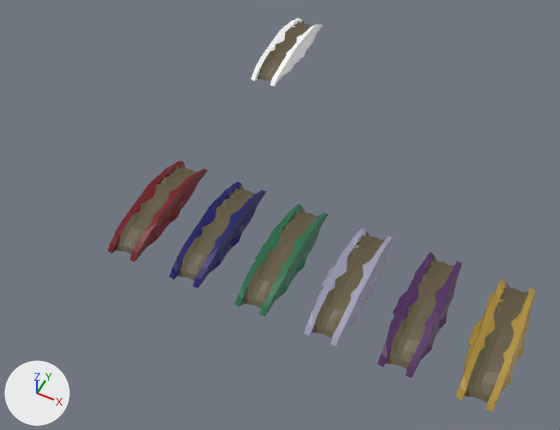
A saved change to the Blender file src/road.blend.
Camera for both pictures: a 50 mm lens placed at (2.08, -3.38, 3.49), pointed at (0.57, -0.37, -0.27). Lighting does not change. The marker at lower left points along +X, +Y and +Z. Objects named as collision shapes, trigger or cutter boxes, shadow casters or lower levels of detail are left out.

Before the edit, the objects in view are built like this:
```python
ob_cylindermaster = bpy.data.objects.new('CylinderMaster', me_cylinder)
ob_cylindermaster.location = (0.0, 0.915, 0.0)
ob_cylindermaster.rotation_euler = (0.0, 1.571, 0.0)  # degrees (0, 90, 0)
ob_cylindermaster.scale = (0.692, 1.0, 0.631)
ob_roadblue = bpy.data.objects.new('RoadBlue', me_cylinder_002)
ob_roadblue.location = (0.0, -0.858, 0.0)
ob_roadblue.rotation_euler = (0.0, 1.571, 0.0)  # degrees (0, 90, 0)
ob_roadblue.scale = (0.692, 1.0, 0.631)
ob_roadgreen = bpy.data.objects.new('RoadGreen', me_cylinder_003)
ob_roadgreen.location = (0.0, -0.858, 0.0)
ob_roadgreen.rotation_euler = (0.0, 1.571, 0.0)  # degrees (0, 90, 0)
ob_roadgreen.scale = (0.692, 1.0, 0.631)
ob_roadpurple = bpy.data.objects.new('RoadPurple', me_cylinder_005)
ob_roadpurple.location = (0.0, -0.858, 0.0)
ob_roadpurple.rotation_euler = (0.0, 1.571, 0.0)  # degrees (0, 90, 0)
ob_roadpurple.scale = (0.692, 1.0, 0.631)
ob_roadred = bpy.data.objects.new('RoadRed', me_cylinder_001)
ob_roadred.location = (0.0, -0.858, 0.0)
ob_roadred.rotation_euler = (0.0, 1.571, 0.0)  # degrees (0, 90, 0)
ob_roadred.scale = (0.692, 1.0, 0.631)
ob_roadwhite = bpy.data.objects.new('RoadWhite', me_cylinder_004)
ob_roadwhite.location = (0.0, -0.858, 0.0)
ob_roadwhite.rotation_euler = (0.0, 1.571, 0.0)  # degrees (0, 90, 0)
ob_roadwhite.scale = (0.692, 1.0, 0.631)
ob_roadyellow = bpy.data.objects.new('RoadYellow', me_cylinder_006)
ob_roadyellow.location = (0.0, -0.858, 0.0)
ob_roadyellow.rotation_euler = (0.0, 1.571, 0.0)  # degrees (0, 90, 0)
ob_roadyellow.scale = (0.692, 1.0, 0.631)
```
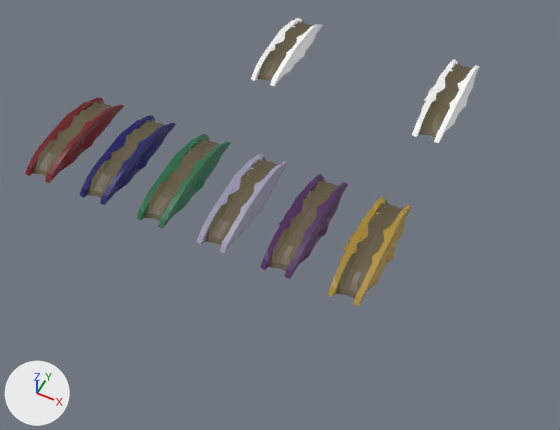
Diff of the bpy script that builds the scene:
```diff
--- a/src/road.blend.py
+++ b/src/road.blend.py
@@ ob_roadred @@
 ob_roadred = bpy.data.objects.new('RoadRed', me_cylinder_001)
-ob_roadred.location = (0.0, -0.858, 0.0)
+ob_roadred.location = (-0.833, -0.569, 0.0)
 ob_roadred.rotation_euler = (0.0, 1.571, 0.0)  # degrees (0, 90, 0)
@@ ob_roadblue @@
 ob_roadblue = bpy.data.objects.new('RoadBlue', me_cylinder_002)
-ob_roadblue.location = (0.0, -0.858, 0.0)
+ob_roadblue.location = (-0.833, -0.569, 0.0)
 ob_roadblue.rotation_euler = (0.0, 1.571, 0.0)  # degrees (0, 90, 0)
@@ ob_roadgreen @@
 ob_roadgreen = bpy.data.objects.new('RoadGreen', me_cylinder_003)
-ob_roadgreen.location = (0.0, -0.858, 0.0)
+ob_roadgreen.location = (-0.833, -0.569, 0.0)
 ob_roadgreen.rotation_euler = (0.0, 1.571, 0.0)  # degrees (0, 90, 0)
@@ ob_roadwhite @@
 ob_roadwhite = bpy.data.objects.new('RoadWhite', me_cylinder_004)
-ob_roadwhite.location = (0.0, -0.858, 0.0)
+ob_roadwhite.location = (-0.833, -0.569, 0.0)
 ob_roadwhite.rotation_euler = (0.0, 1.571, 0.0)  # degrees (0, 90, 0)
@@ ob_roadpurple @@
 ob_roadpurple = bpy.data.objects.new('RoadPurple', me_cylinder_005)
-ob_roadpurple.location = (0.0, -0.858, 0.0)
+ob_roadpurple.location = (-0.833, -0.569, 0.0)
 ob_roadpurple.rotation_euler = (0.0, 1.571, 0.0)  # degrees (0, 90, 0)
@@ ob_roadyellow @@
 ob_roadyellow = bpy.data.objects.new('RoadYellow', me_cylinder_006)
-ob_roadyellow.location = (0.0, -0.858, 0.0)
+ob_roadyellow.location = (-0.833, -0.569, 0.0)
 ob_roadyellow.rotation_euler = (0.0, 1.571, 0.0)  # degrees (0, 90, 0)
@@ ob_roadmasterlarge @@
+ob_roadmasterlarge = bpy.data.objects.new('RoadMasterLarge', me_cylinder.copy())  # the mesh of ob_cylindermaster
+ob_roadmasterlarge.location = (1.237, 0.915, 0.0)
+ob_roadmasterlarge.rotation_euler = (0.0, 1.571, 0.0)  # degrees (0, 90, 0)
+ob_roadmasterlarge.scale = (0.692, 1.1, 0.631)
```

Pixel boxes (x1, y1, x2, y2) of what changed, in the pictures (560 x 430 px):
'RoadYellow', moved: before (456, 278, 535, 412); after (328, 196, 412, 306)
'RoadPurple', moved: before (377, 252, 462, 378); after (260, 174, 348, 279)
'RoadWhite', moved: before (304, 227, 393, 346); after (197, 154, 288, 253)
'RoadGreen', moved: before (235, 204, 328, 316); after (137, 134, 231, 228)
'RoadBlue', moved: before (169, 182, 267, 288); after (80, 115, 176, 205)
'RoadRed', moved: before (108, 161, 208, 262); after (25, 97, 124, 183)
'RoadMasterLarge', added: after (412, 59, 480, 143)
    faces in mat_roadcolormat (white #ffffff): (412, 59, 480, 143)
    faces in mat_roadbasemat (brown #60563d): (419, 62, 473, 137)
